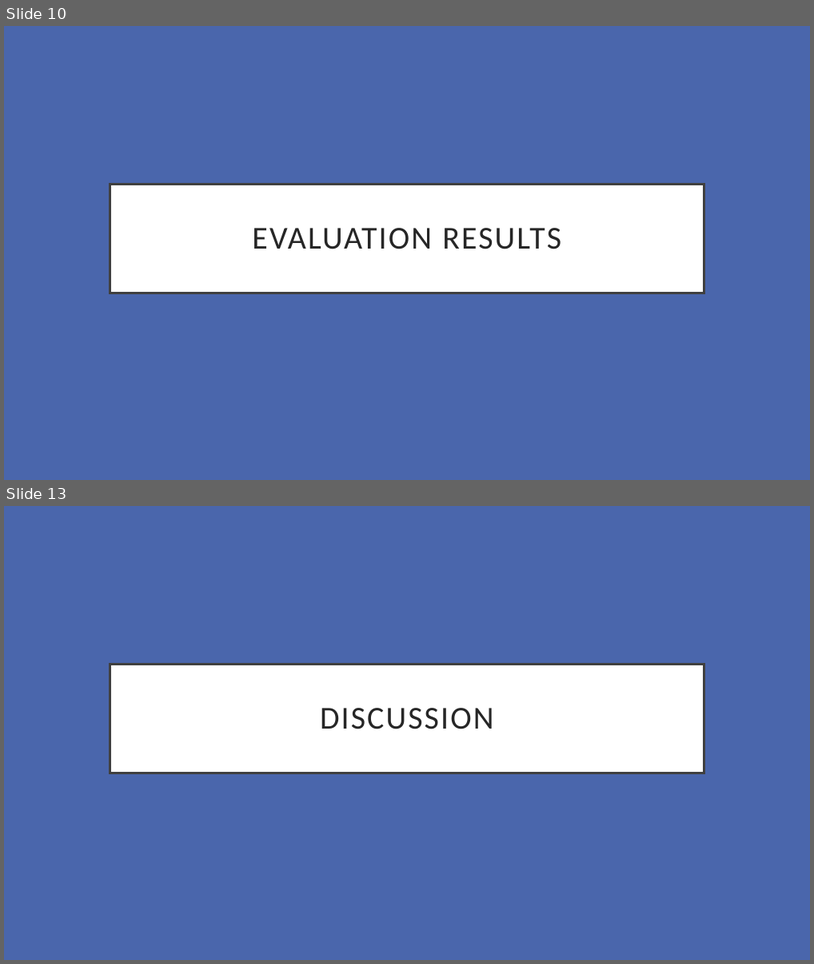
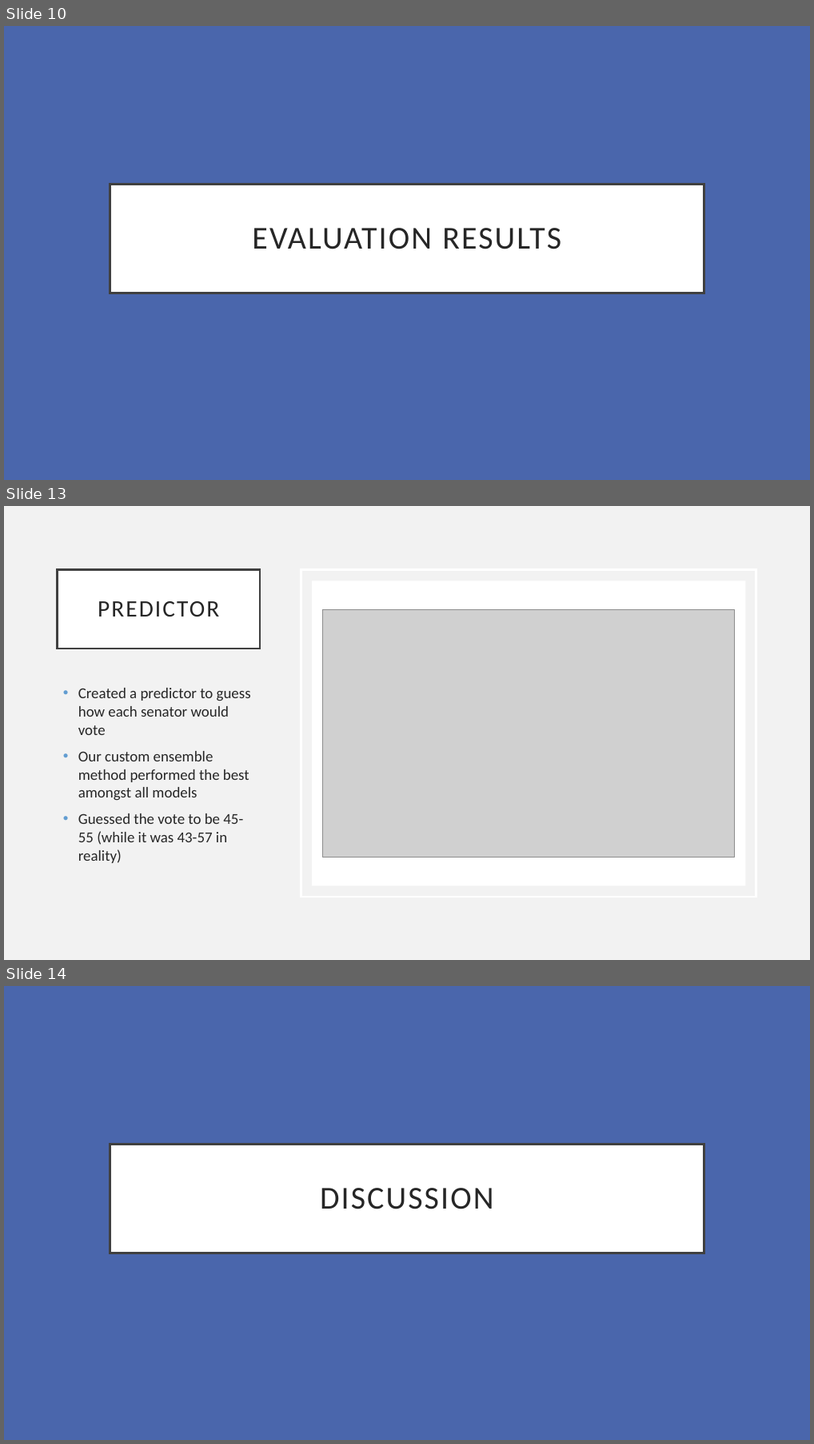
Before and after one commit to oliviaroy20/SocialSensing, a slide deck: Final Presentation.pptx. Shown one above the other, each under a label of ours: slides 10 and 13 before the commit, slides 10, 13 and 14 after it; the slides between them are not shown. The pictures are 814x964 and 814x1444 pixels, drawn with LibreOffice and Linux fonts; fonts in the diff are those of the drawing; grey boxes stand for pictures. Boxes give left, top, right and bottom in pixels: in the first picture for what was removed or moved away, otherwise in the second. Text is boxed around its words. In the diff, an @@ line names an element or a change of style, - is before the commit and + after.

```diff
--- a/Final Presentation.pptx
+++ b/Final Presentation.pptx
@@ slide 13 added at [4,506,810,960], background #F2F2F2 @@
@@ title added at [58,569,260,648], fill #FFFFFF, outline #404040 2.5 pt, 28 pt, text #262626 @@
+PREDICTOR
@@ rectangle added at [301,569,757,896], outline #FFFFFF 2.5 pt @@
@@ rectangle added at [312,580,746,885], fill #FFFFFF @@
@@ picture added at [323,609,734,857] @@
@@ text added at [78,688,251,863], 18 pt, text #262626 @@
+• Created a predictor to guess how each senator would vote
+• Our custom ensemble method performed the best amongst all models
+• Guessed the vote to be 45-55 (while it was 43-57 in reality)
@@ what was slide 13 is now slide 14 @@
```
Also in this commit, not shown: 3 slides changed, 2 other slides added, 2 slides removed, 2 other files.
